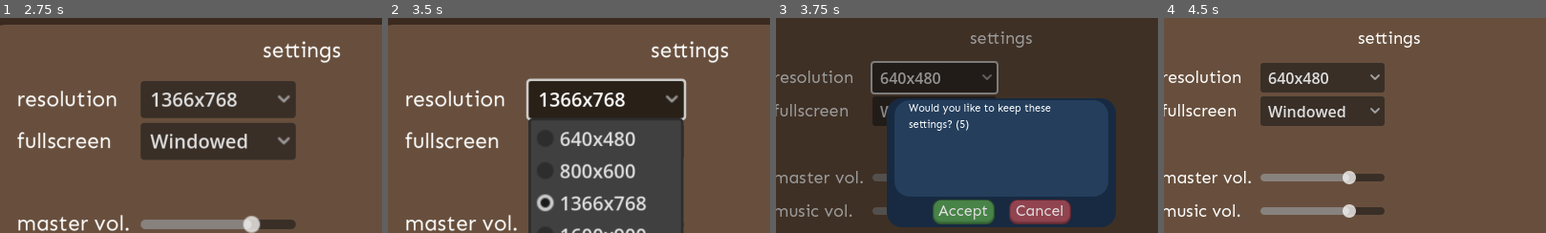
Above: before the commit, frames 1-4 (left to right).
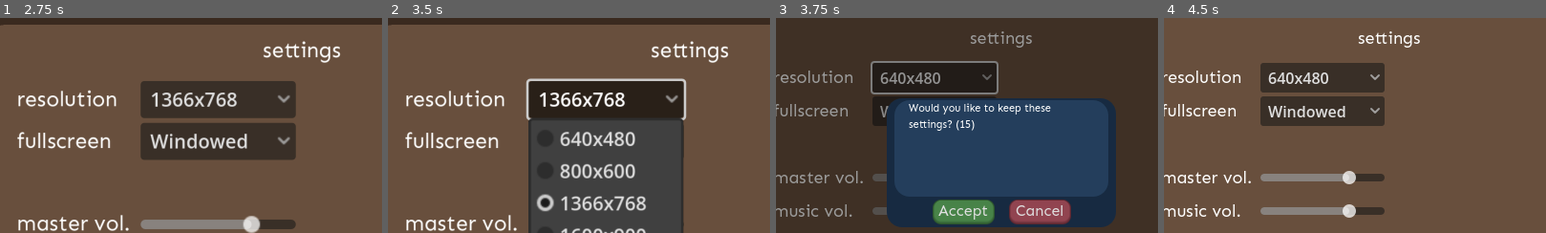
Above: after the commit, the same moments.

Repository: Jon-Alc/Settings-Demo
Game: Godot game, scene res://nodes/scenes/startup.tscn
Two runs of this game, one before a commit and one after it. Both use one fixed random seed, a clock stepped at 60 frames per second and the inputs below.
Inputs (mouse positions are % of the whole screen's width and height, from its top left):
- Up to frame 1 (2.75 s): tap Enter at 0.5, 2 s; move the mouse to (81, 65) at 0.52 s; press the mouse at (81, 65) at 0.53 s; tap Space at 1.25 s; move the mouse to (83, 73) at 1.27 s; release the mouse at (83, 73) at 1.28 s; click (83, 73) at 1.35 s; move the mouse to (81, 81) at 2.02 s; press the mouse at (81, 81) at 2.03 s
- Up to frame 2 (3.5 s): release the mouse at (81, 81) at 2.75 s; click "1366x768" at 2.75 s
- Up to frame 3 (3.75 s): click "Windowed" at 3.5 s
- Up to frame 4 (4.5 s): click "Accept" at 4.25 s
The pictures show only the part of the screen within x 10-60%, y 6-56%; the shares and areas given below are measured in that part.

Frames 1-2 are identical in both runs. In frame 3, less than 0.1% of the frame differs, in the area x 48-52%, y 47-53%; in frame 4, nothing differs.

Commit message:
Additional refactoring and restoring resolution timer to 15 seconds

Diff:
--- a/scripts/components/settings.gd
+++ b/scripts/components/settings.gd
@@ -95,10 +95,9 @@
 	new_resolution = GlobalEnums.int_to_display_settings_id(index)
 	_change_resolution(new_resolution)
 	display_prompt.timed_prompt(
-		"Would you like to keep these settings?", 5, _display_prompt_accept_resolution,
+		"Would you like to keep these settings?", 15, _display_prompt_accept_resolution,
 		_display_prompt_cancel_resolution, _display_prompt_cancel_resolution
 	)
-	# await _confirm_in_display_prompt()
 #endregion
 
 #region Callbacks
@@ -309,6 +308,7 @@
 	settings.visible = false
 #endregion
 
+
 #region Callbacks
 ## Called when the user accepts the Display Prompt to reset to default. Deletes the existing
 ## settings.json, re-initializes it, and re-reads it.
